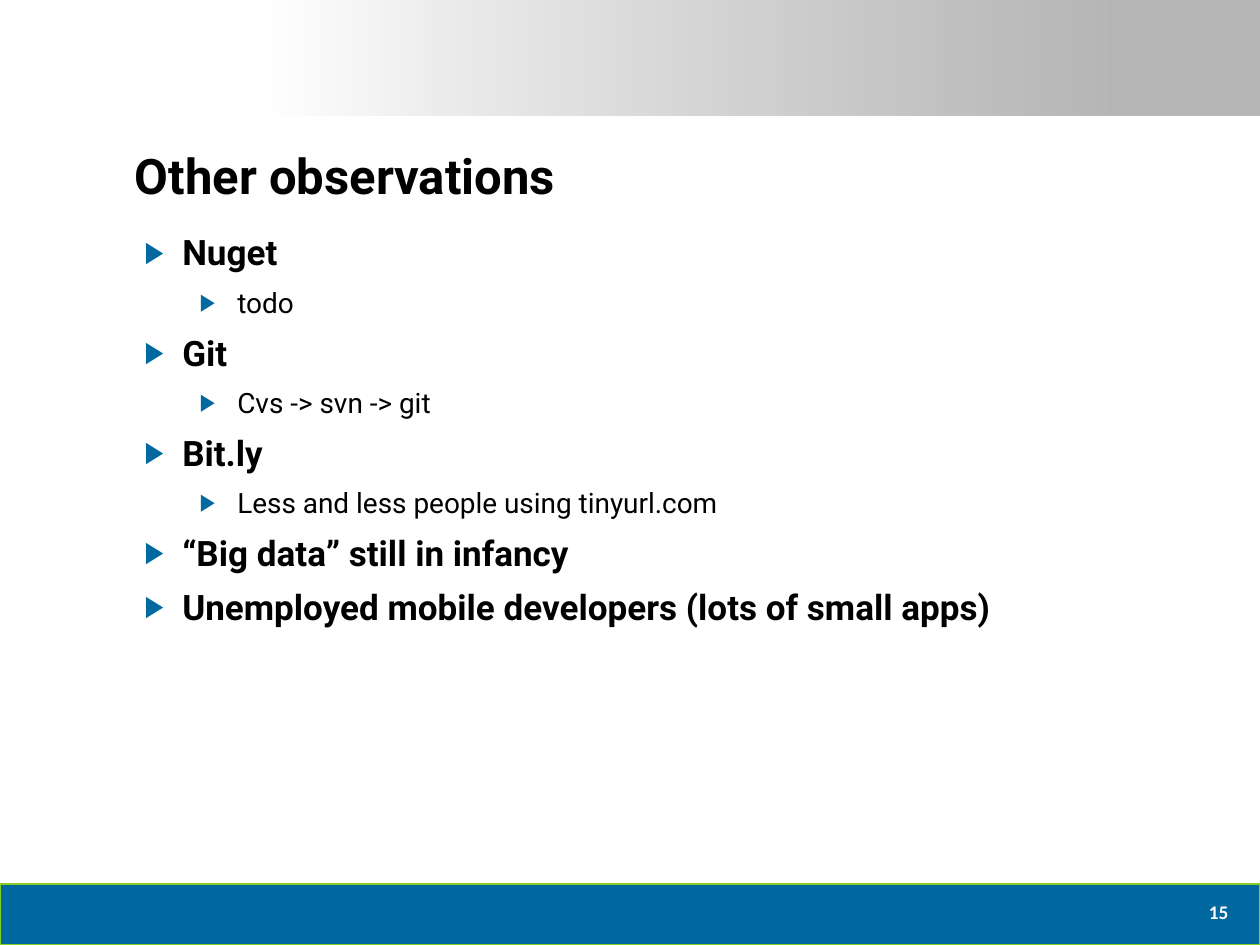
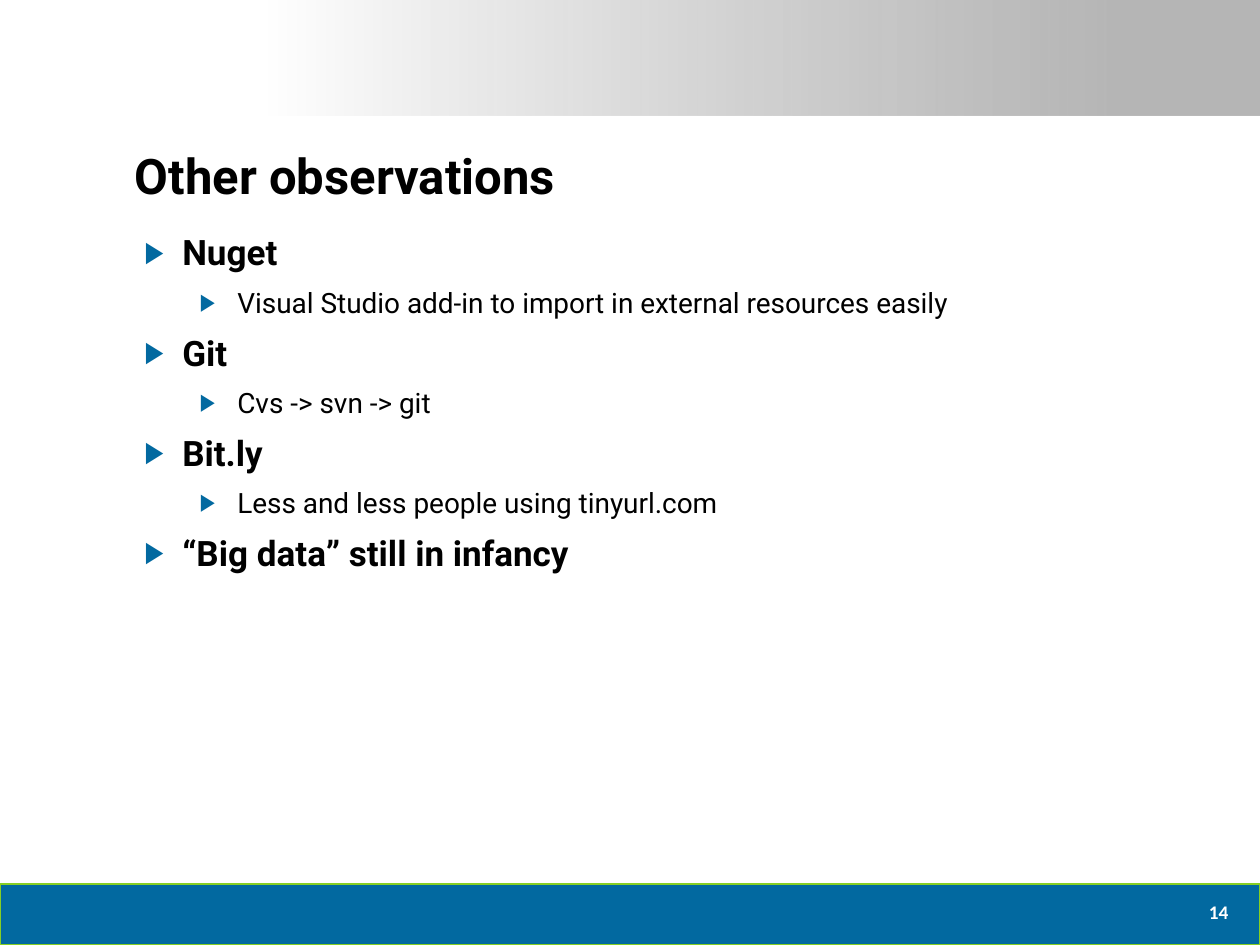
Before and after one commit to dtomyn/HTML5Demo1, a slide deck: slide 15 of Docs/2012 - Live360 Event Review (NEWER).pptx (slide 16 before the commit). Drawn at 1260x945 pixels with LibreOffice and Linux fonts; fonts in the diff are those of the drawing; background and template pictures are left out. Boxes give left, top, right and bottom in pixels: in the first picture for what was removed or moved away, otherwise in the second. Text is boxed around its words. In the diff, an @@ line names an element or a change of style, - is before the commit and + after.

```diff
--- a/Docs/2012 - Live360 Event Review (NEWER).pptx
+++ b/Docs/2012 - Live360 Event Review (NEWER).pptx
@@ text at (237, 292, 947, 319): text changed @@
-  ▶ todo
+  ▶ Visual Studio add-in to import in external resources easily
@@ text at (182, 592, 990, 628): paragraph removed @@
-▶ Unemployed mobile developers (lots of small apps)
@@ page number at (1209, 906, 1228, 919): text changed @@
-15
+14
```
Also in this commit, not shown: 5 other slides changed, 1 slide removed.
